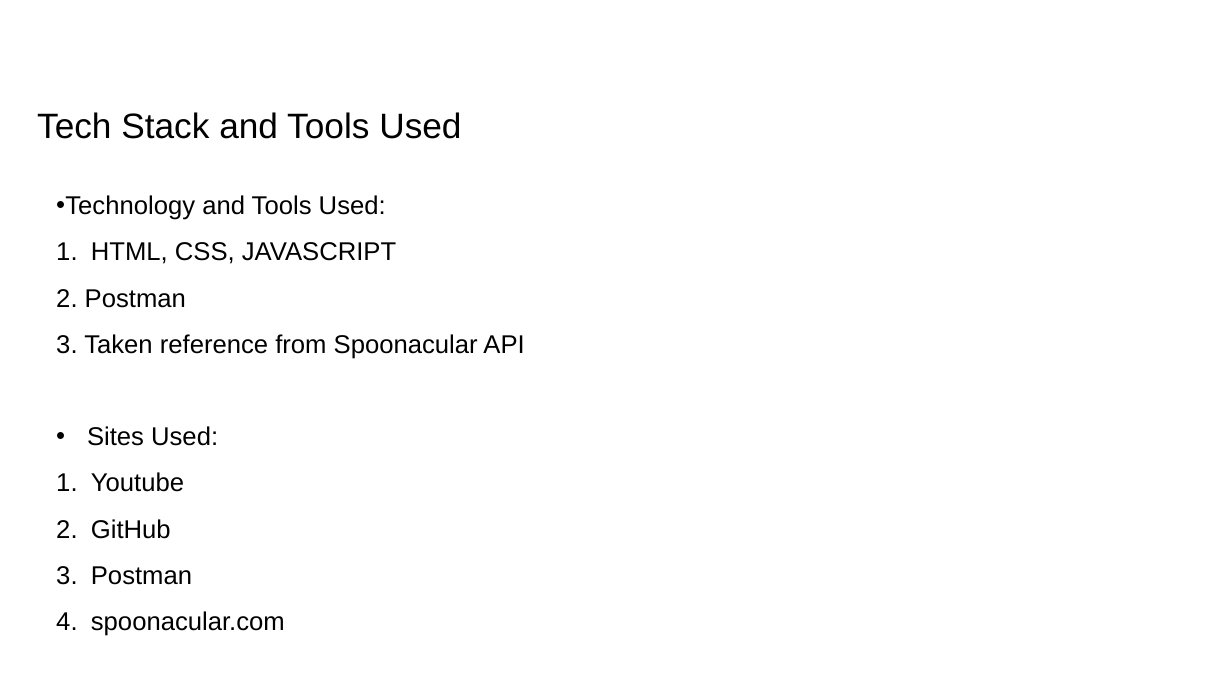
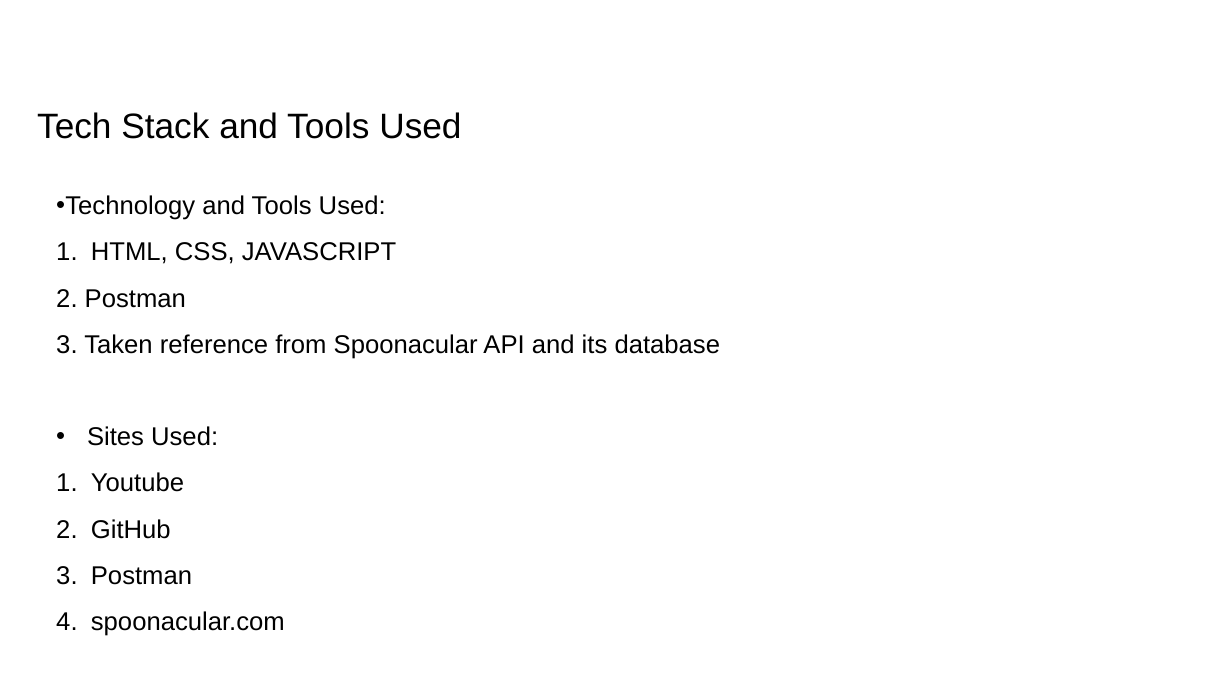
Before and after one commit to Meghanab1909/MMStrava, a slide deck: slide 5 of Project Presentation Template.pptx. Drawn at 1232x693 pixels with LibreOffice and Linux fonts; fonts in the diff are those of the drawing; background and template pictures are left out. Boxes give left, top, right and bottom in pixels: in the first picture for what was removed or moved away, otherwise in the second. Text is boxed around its words. In the diff, an @@ line names an element or a change of style, - is before the commit and + after.

Commit message:
updated presentation

```diff
--- a/Project Presentation Template.pptx
+++ b/Project Presentation Template.pptx
@@ text at (x1=56, y1=334, x2=721, y2=359): text changed @@
-  3. Taken reference from Spoonacular API
+  3. Taken reference from Spoonacular API and its database
```
Also in this commit, not shown: 1 other slide changed.
